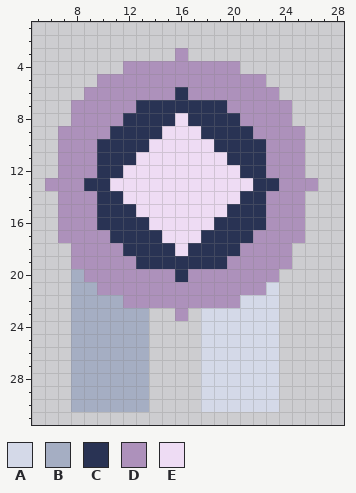
Pixel-art file -- game/assets/source/original_procedural/achievement_medal.aseprite. That is the earlier state.
32x32 pixels, 1 frame. Shown: x 5..28, y 1..31.
Palette (. is transparent): A #d4d9e8  B #a5aec3  C #293354  D #ad91bb  E #eedcf4
Pixels before, first column x 6:
 3 ..........D..........
 4 ......DDDDDDDDD......
 5 ....DDDDDDDDDDDDD....
 6 ...DDDDDDDCDDDDDDD...
 7 ..DDDDDCCCCCCCDDDDD..
 8 ..DDDDCCCCECCCCDDDD..
 9 .DDDDCCCCEEECCCCDDDD.
10 .DDDCCCCEEEEECCCCDDD.
11 .DDDCCCEEEEEEECCCDDD.
12 .DDDCCEEEEEEEEECCDDD.
13 DDDCCEEEEEEEEEEECCDDD
14 .DDDCCEEEEEEEEECCDDD.
15 .DDDCCCEEEEEEECCCDDD.
16 .DDDCCCCEEEEECCCCDDD.
17 .DDDDCCCCEEECCCCDDDD.
18 ..DDDDCCCCECCCCDDDD..
19 ..DDDDDCCCCCCCDDDDD..
20 ..BDDDDDDDCDDDDDDD...
21 ..BBDDDDDDDDDDDDDA...
22 ..BBBBDDDDDDDDDAAA...
23 ..BBBBBB..D.AAAAAA...
24 ..BBBBBB....AAAAAA...
25 ..BBBBBB....AAAAAA...
26 ..BBBBBB....AAAAAA...
27 ..BBBBBB....AAAAAA...
28 ..BBBBBB....AAAAAA...
29 ..BBBBBB....AAAAAA...
30 ..BBBBBB....AAAAAA...
Once edited:
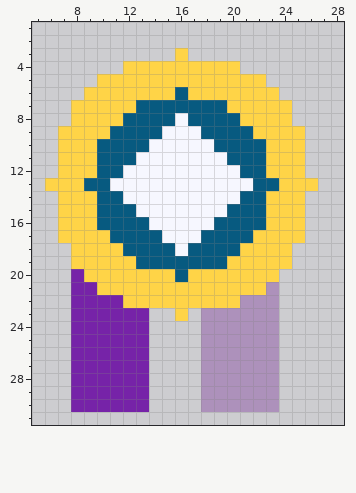
Difference:
{"colour":"A","old":"#d4d9e8","new":"#ad91bb"}
{"colour":"B","old":"#a5aec3","new":"#7623a8"}
{"colour":"C","old":"#293354","new":"#075a80"}
{"colour":"D","old":"#ad91bb","new":"#ffd447"}
{"colour":"E","old":"#eedcf4","new":"#f6f7ff"}
{"label":"changed","picture_box":[45,48,318,412]}
